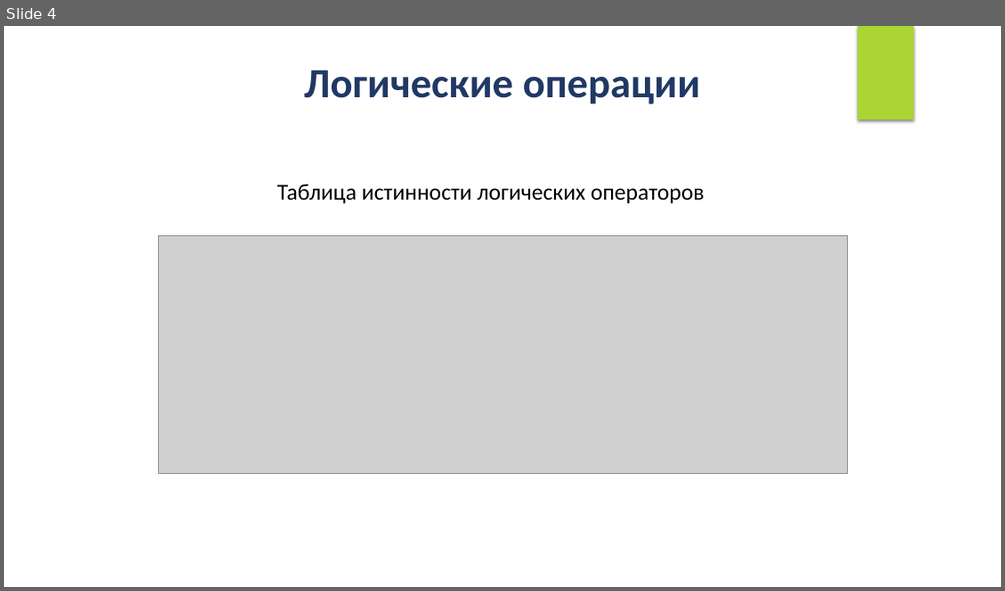
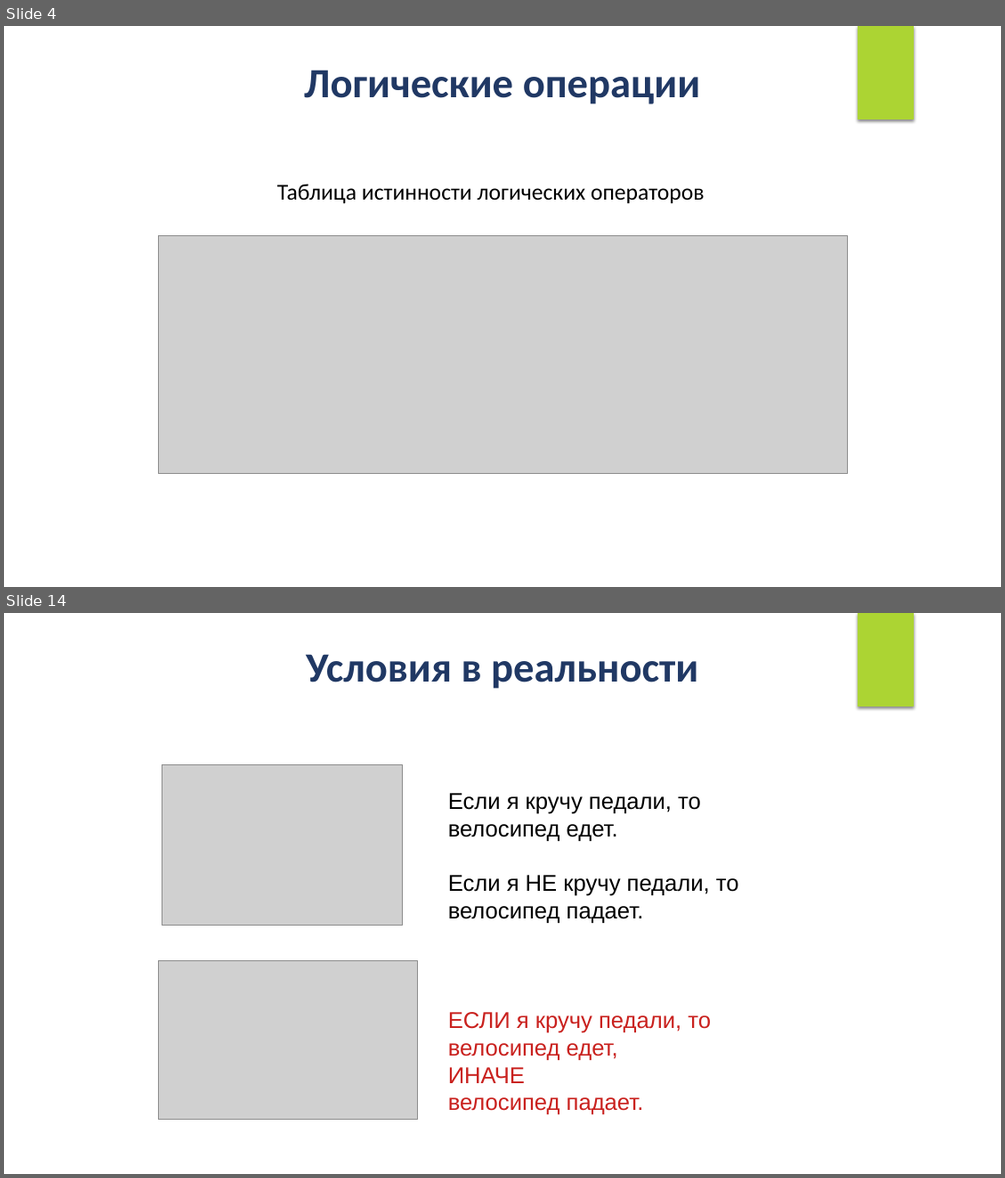
Before and after one commit to IriEfremova/LessonsCube, a slide deck: Samsung/Lesson5/Logical_operations.pptx. Shown one above the other, each under a label of ours: slide 4 before the commit, slides 4 and 14 after it; the slides between them are not shown. The pictures are 1005x591 and 1005x1178 pixels, drawn with LibreOffice and Linux fonts; fonts in the diff are those of the drawing; grey boxes stand for pictures. Boxes give left, top, right and bottom in pixels: in the first picture for what was removed or moved away, otherwise in the second. Text is boxed around its words. In the diff, an @@ line names an element or a change of style, - is before the commit and + after.

```diff
--- a/Samsung/Lesson5/Logical_operations.pptx
+++ b/Samsung/Lesson5/Logical_operations.pptx
@@ slide 14 added at <box>4,613,1001,1174</box>, background #FFFFFF; not listed: 1 template element that a slide beside it also shows @@
@@ text added at <box>306,654,698,689</box>, 40 pt, text #203864, bold @@
+Условия в реальности
@@ picture added at <box>162,765,403,925</box> @@
@@ text added at <box>448,793,739,1083</box>, 22 pt, text #000000 @@
+Если я кручу педали, то
+велосипед едет.
+Если я НЕ кручу педали, то
+велосипед падает.
+ЕСЛИ я кручу педали, то
+велосипед едет,
+ИНАЧЕ
+велосипед падает.
@@ picture added at <box>158,961,418,1120</box> @@
```
Also in this commit, not shown: 14 other slides added.
